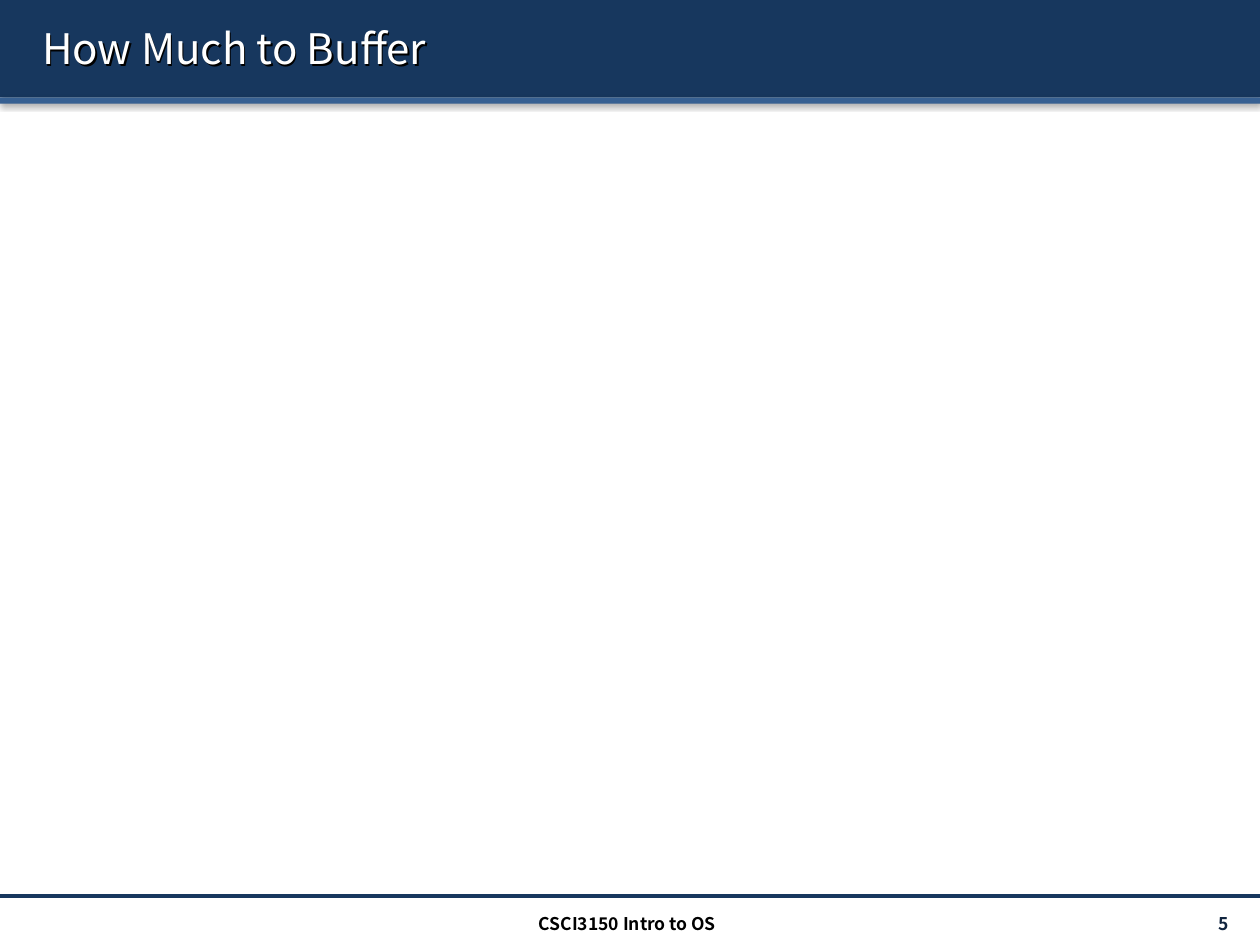
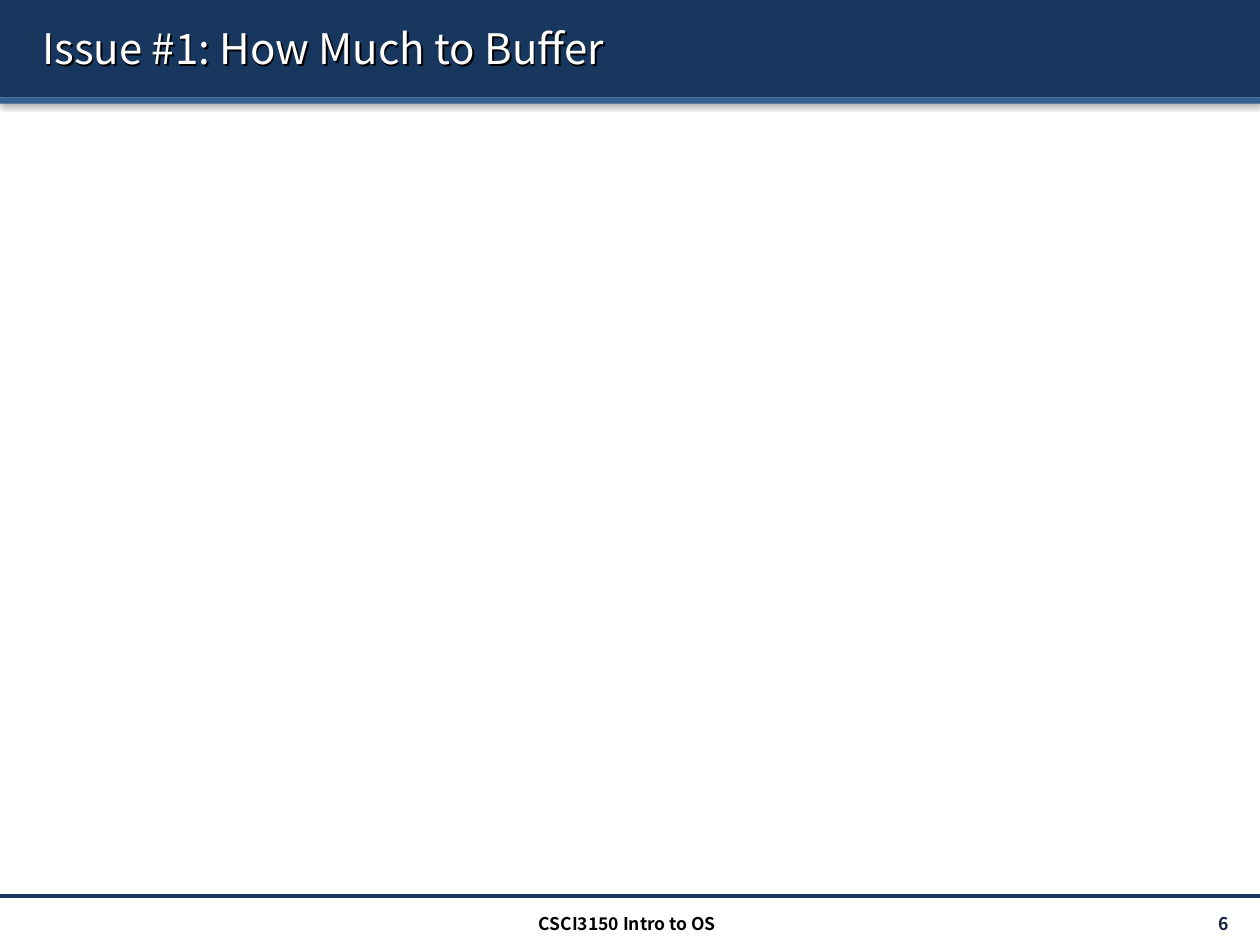
Before and after one commit to henryhxu/CSCI3150, a slide deck: slide 6 of lecture/lec15_lfs.pptx (slide 5 before the commit). Drawn at 1260x945 pixels with LibreOffice and Linux fonts; fonts in the diff are those of the drawing; grey boxes stand for pictures. Boxes give left, top, right and bottom in pixels: in the first picture for what was removed or moved away, otherwise in the second. Text is boxed around its words. In the diff, an @@ line names an element or a change of style, - is before the commit and + after.

```diff
--- a/lecture/lec15_lfs.pptx
+++ b/lecture/lec15_lfs.pptx
@@ title at [42,30,604,67]: text changed @@
-How Much to Buffer
+Issue #1: How Much to Buffer
@@ page number at [1218,917,1228,931]: text changed @@
-5
+6
```
Also in this commit, not shown: 13 other slides changed, 6 slides added.
